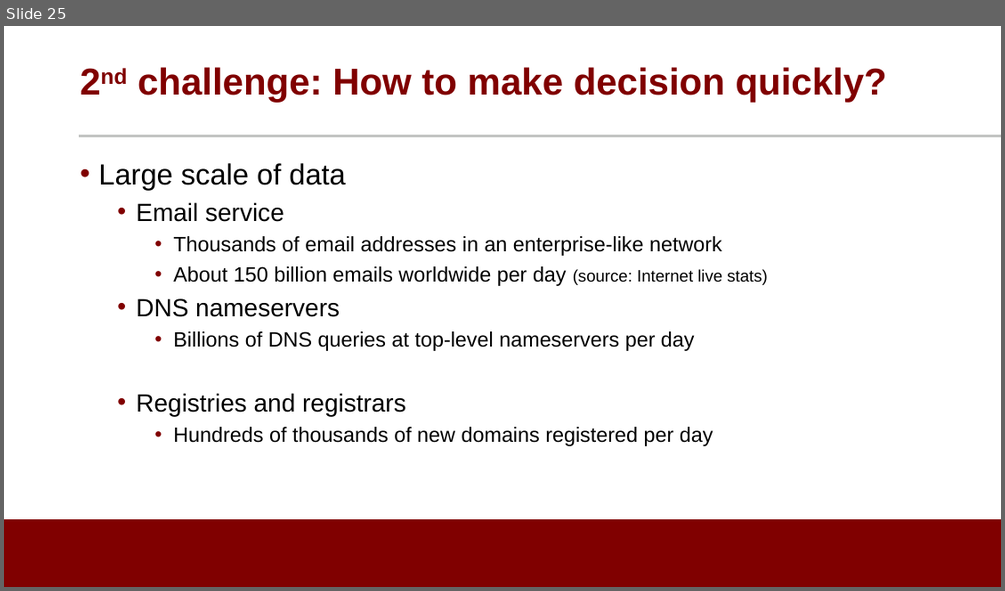
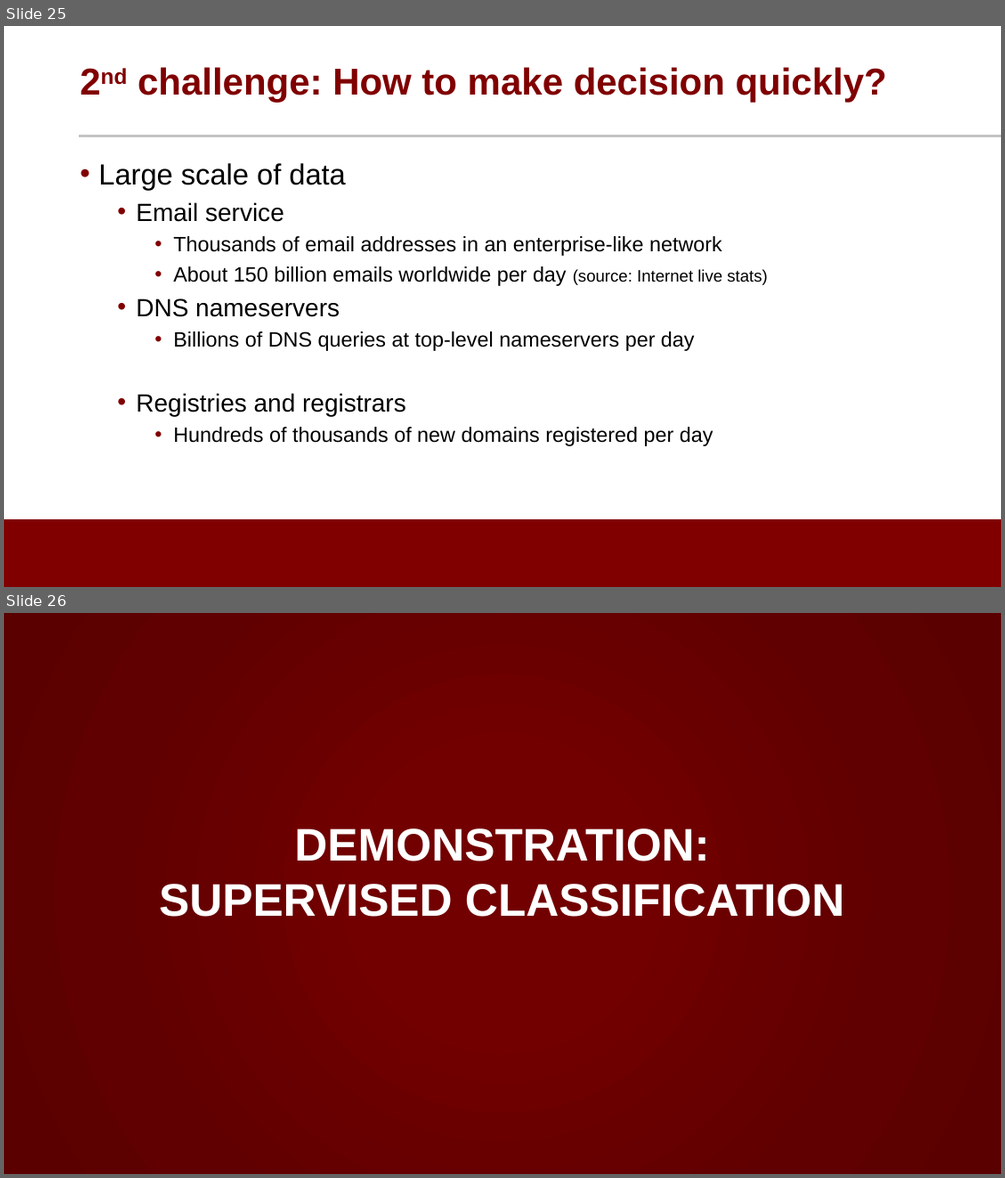
Before and after one commit to noise-lab/ML-Cybersecurity, a slide deck: module-3/ppt/3.2-Supervised Learning.pptx. Shown one above the other, each under a label of ours: slide 25 before the commit, slides 25 and 26 after it. The pictures are 1005x591 and 1005x1178 pixels, drawn with LibreOffice and Linux fonts; fonts in the diff are those of the drawing; background and template pictures are left out. Boxes give left, top, right and bottom in pixels: in the first picture for what was removed or moved away, otherwise in the second. Text is boxed around its words. In the diff, an @@ line names an element or a change of style, - is before the commit and + after.

```diff
--- a/module-3/ppt/3.2-Supervised Learning.pptx
+++ b/module-3/ppt/3.2-Supervised Learning.pptx
@@ slide 26 added at [4,613,1001,1174], background gradient #720000 to #600000 to #5A0000 @@
@@ title added at [159,828,844,916], 44 pt, text #FFFFFF, bold @@
+DEMONSTRATION:
+SUPERVISED CLASSIFICATION
```
Also in this commit, not shown: 1 slide changed, 5 other files.
